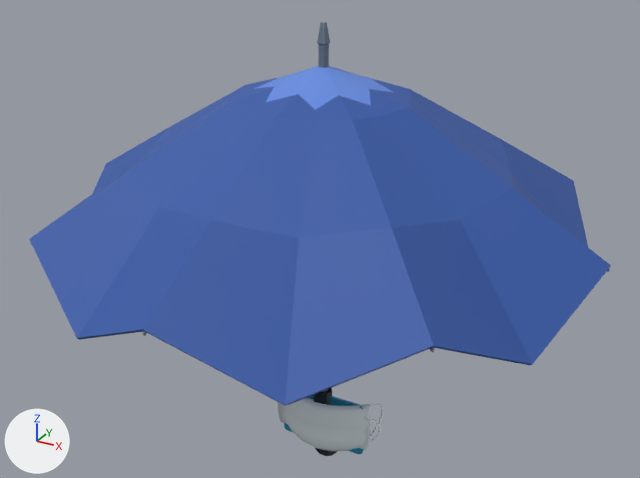
A saved change to the glTF model assets/items.glb.
Before and after are seen from a 50 mm camera at (0.331, -0.607, 0.485) aimed at (-0.007, 0.007, 0.178). Lighting does not change. The marker at lower left points along +X, +Y and +Z. The picture after the commit comes second.

The first picture shows 'ITM06_Mask', 'ITM09_Umbrella', 'ITM09_UmbrellaOpen' and 2 more.
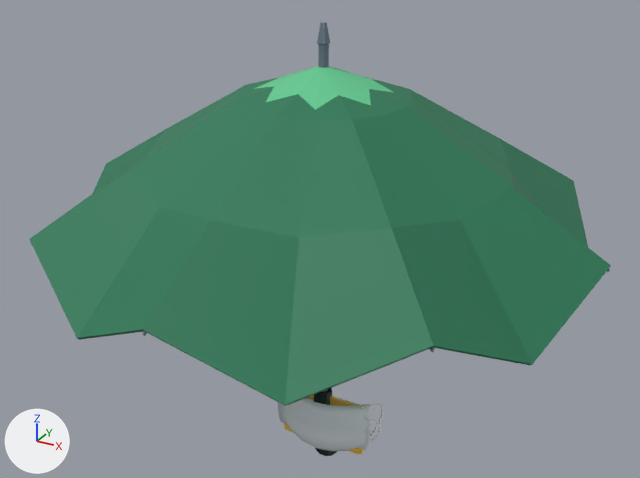
What changed in the scene script:
```text
Change mat_itm_umblit:
    mat_itm_umblit.base_color: (0.133, 0.262, 0.745) -> (0.125, 0.584, 0.283)  # blue #668ce0 -> green #63c991
Change mat_itm_umbdark:
    mat_itm_umbdark.base_color: (0.0369, 0.105, 0.392) -> (0.0212, 0.191, 0.0931)  # blue #365ba8 -> dark green #287956
```

Boxes [x1, y1, x2, y2] around the edits, measured in the pictures (640 x 478 px):
'ITM09_UmbrellaOpen', recoloured (blue to green): [29, 62, 611, 406] in both
'ITM09_Umbrella', recoloured: [314, 388, 332, 405] in both
